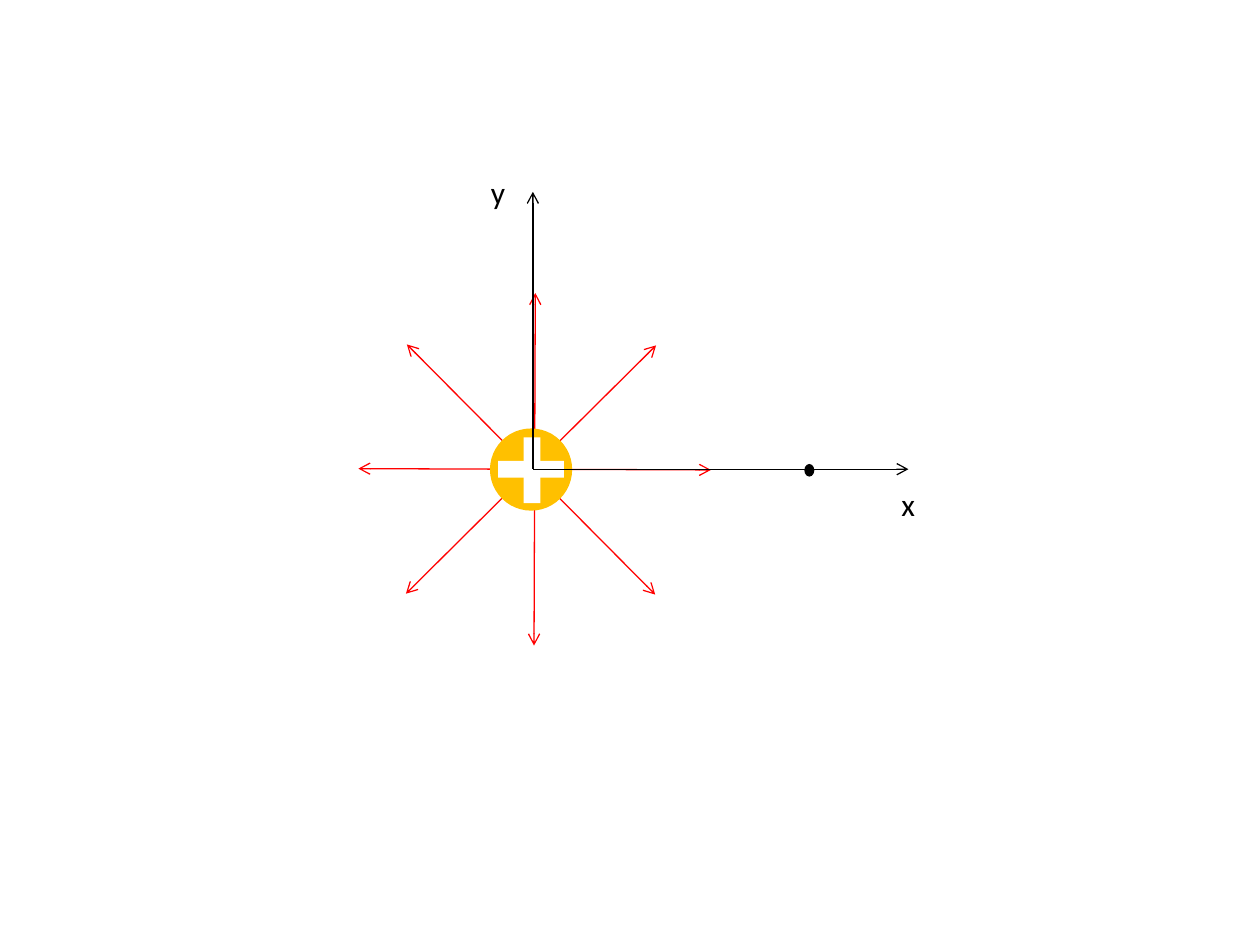
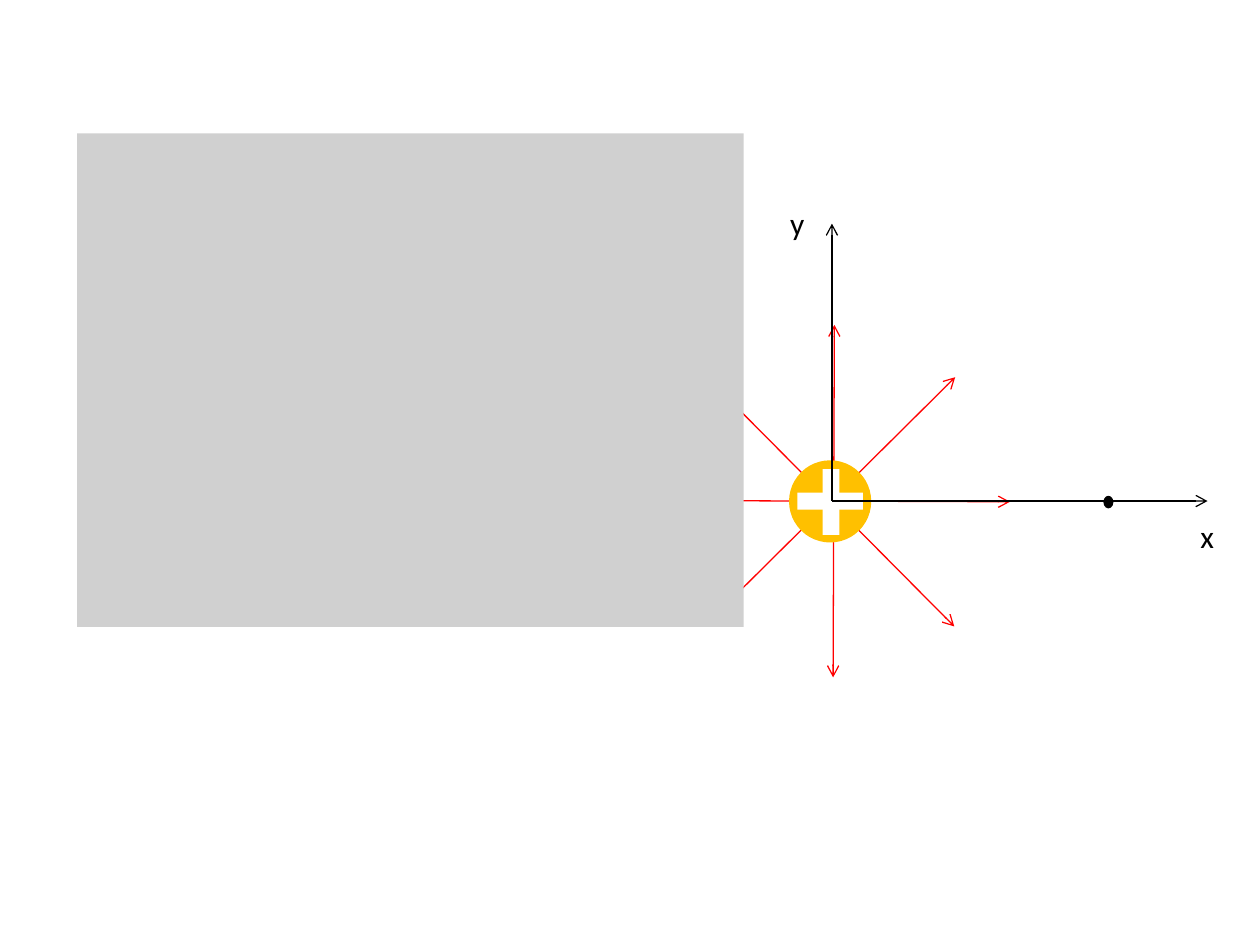
Before and after one commit to rtlines/PH223-Engineering-Physics, a slide deck: slide 3 of Slides/PH223_Lecture_33.pptx (slide 1 before the commit). Drawn at 1260x945 pixels with LibreOffice and Linux fonts; fonts in the diff are those of the drawing; grey boxes stand for pictures. Boxes give left, top, right and bottom in pixels: in the first picture for what was removed or moved away, otherwise in the second. Text is boxed around its words. In the diff, an @@ line names an element or a change of style, - is before the commit and + after.

```diff
--- a/Slides/PH223_Lecture_33.pptx
+++ b/Slides/PH223_Lecture_33.pptx
@@ picture added at <box>77,134,743,627</box> @@
@@ 3 double arrows, 2 texts, 2 ellipses, 2 rectangles, 2 arrows: place and size @@
-3 double arrows, 2 texts, 2 ellipses, 2 rectangles, 2 arrows at <box>358,189,915,645</box>
+3 double arrows, 2 texts, 2 ellipses, 2 rectangles, 2 arrows at <box>658,220,1214,678</box>
@@ double arrow moved from (407, 344) - (655, 595) to (706, 377) - (954, 626) @@
```
Also in this commit, not shown: 13 slides added, 5 slides removed, 23 other files.
